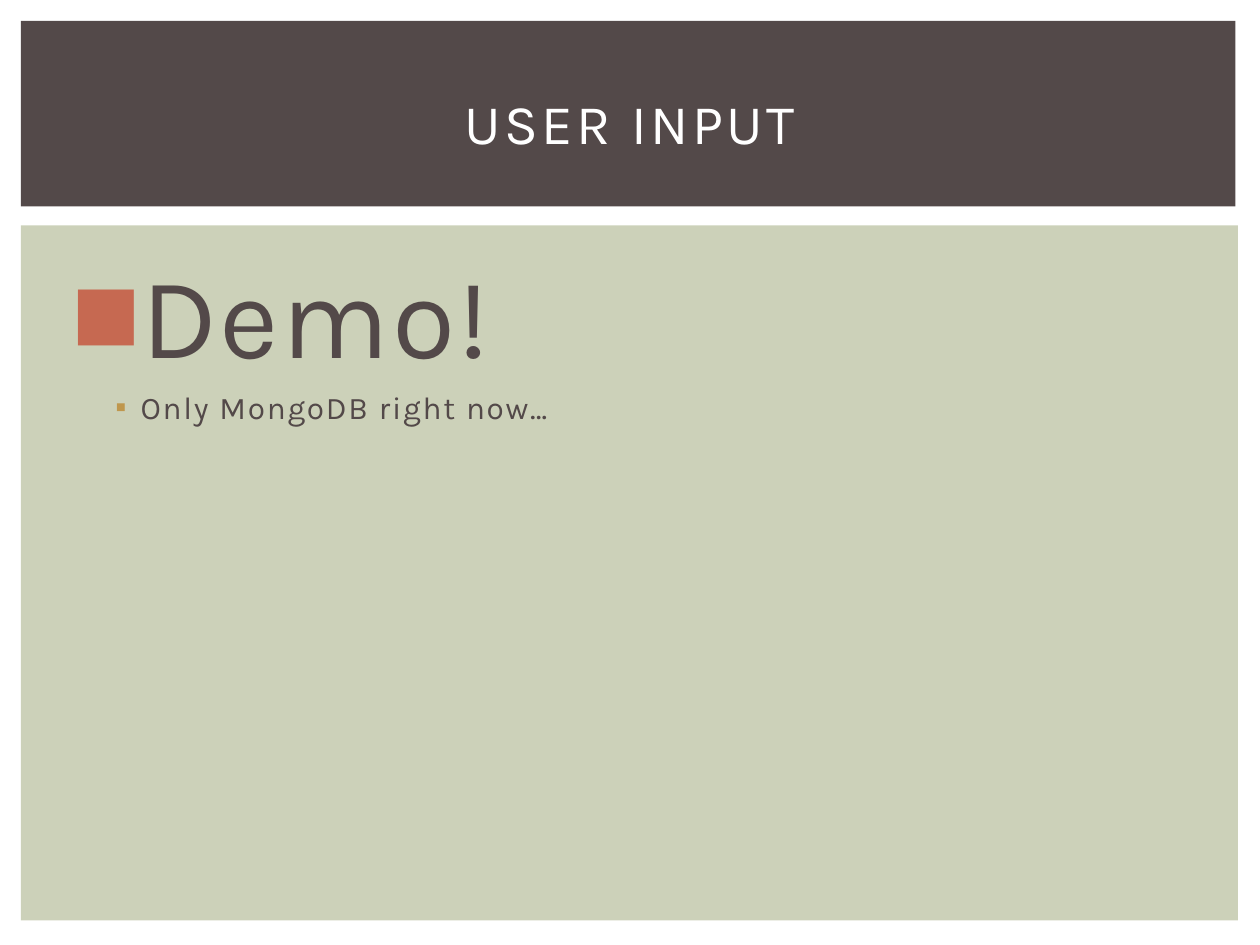
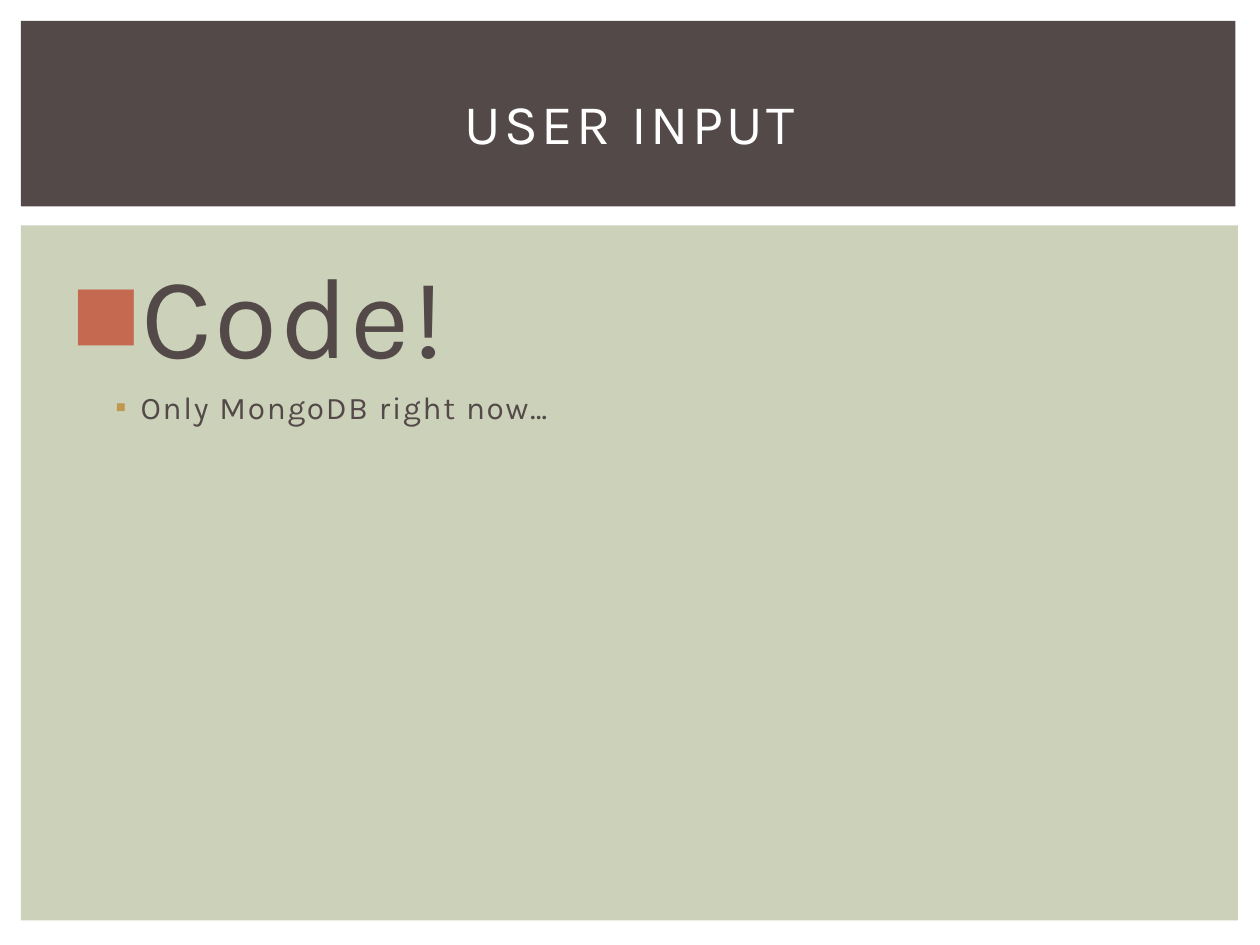
Before and after one commit to haaksmash/QUI, a slide deck: slide 10 of Project Plan/Non-Relational Database Language.pptx. Drawn at 1260x945 pixels with LibreOffice and Linux fonts; fonts in the diff are those of the drawing. Boxes give left, top, right and bottom in pixels: in the first picture for what was removed or moved away, otherwise in the second. Text is boxed around its words. In the diff, an @@ line names an element or a change of style, - is before the commit and + after.

```diff
--- a/Project Plan/Non-Relational Database Language.pptx
+++ b/Project Plan/Non-Relational Database Language.pptx
@@ text at box(141, 279, 445, 360): text changed @@
-■ Demo!
+■ Code!
```
Also in this commit, not shown: 3 slides added, 15 other files.
